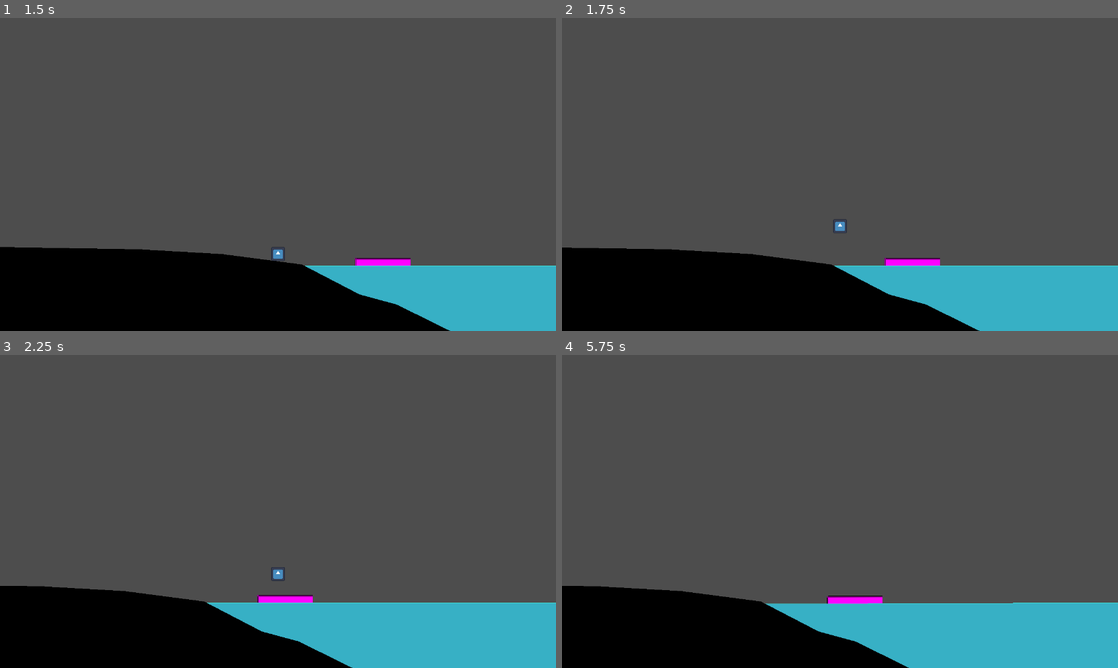
Above: before the commit, frames 1-4 (two rows, left to right).
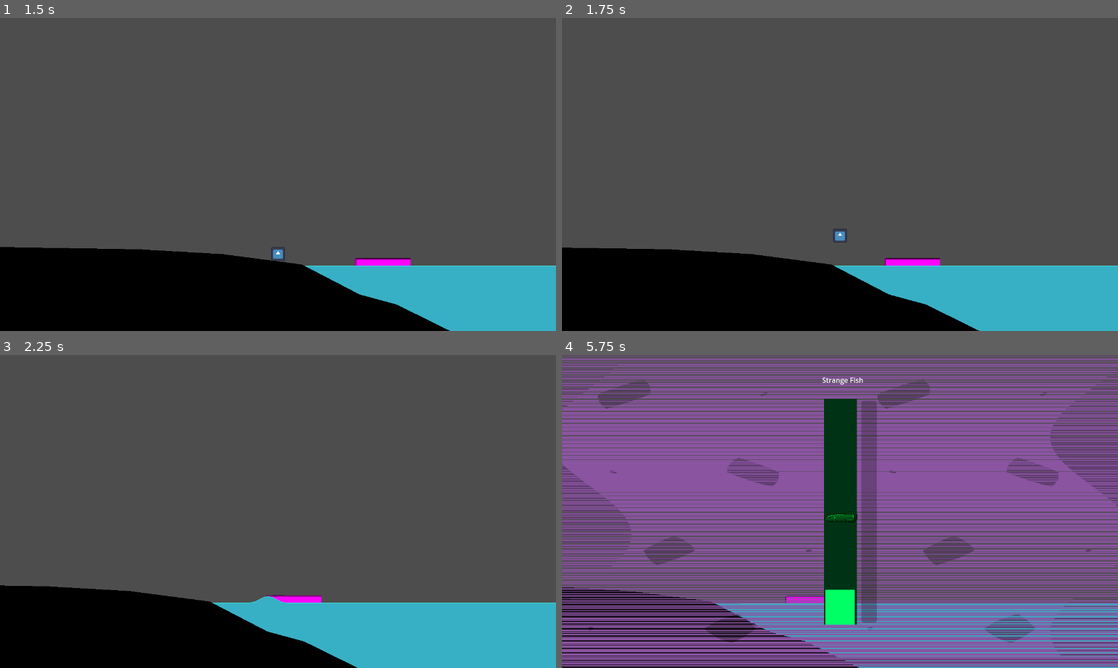
Above: after the commit, the same moments.

Repository: comma-elsewhere/trick-or-treat
Game: Godot game, scene res://scenes/levels/main_menu.tscn
Two runs of this game, one before a commit and one after it. Both use one fixed random seed, a clock stepped at 60 frames per second and the inputs below. The engine's default icon, where the game draws it, is replaced by a stand-in: a white triangle on a blue panel in a dark square.
Inputs:
- Up to frame 1 (1.5 s): click "New Game" at 0.5 s; tap Enter (ui_accept) at 1.25 s; hold D (right) from 1.28 s (still down); hold E (interact) from 1.28 s (still down)
- Up to frame 2 (1.75 s): keep holding D (right); keep holding E (interact); tap W (jump) at 1.52, 1.55 s
- Up to frame 3 (2.25 s): keep holding D (right); tap W (jump) at 1.82, 2.1 s; release E (interact) at 2.03 s
- Up to frame 4 (5.75 s): tap W (jump) at 2.27, 2.57, 3.05, 3.77, 4.07, 4.52, 4.55, 4.82, 5.1, 5.27, 5.57 s; tap E (interact) at 2.3, 3.6, 5.3 s; release D (right) at 2.78 s; hold A (left) 2.78-3.53 s; tap S (fishing_rod) at 2.85 s; hold D (right) 3.53-5.03 s; hold E (interact) 4.28-5.03 s; tap Shift (inventory) at 4.9 s; hold A (left) from 5.03 s (still down)

Frame 1 is identical in both runs. In frame 2, 0.1% of the frame differs, in the area x 48-52%, y 64-72%; in frame 3, 0.5%; in frame 4, 84%, in the area x 0-100%, y 0-100%.

Commit message:
fishing connected

Diff:
--- a/carp.tres
+++ /dev/null
@@ -1,7 +0,0 @@
-[gd_resource type="Resource" script_class="FishType" load_steps=2 format=3 uid="uid://bxlx5j5i2ljcm"]
-
-[ext_resource type="Script" path="res://scripts/classes/fish_type.gd" id="1_yyysb"]
-
-[resource]
-script = ExtResource("1_yyysb")
-metadata/_custom_type_script = "uid://b8snc6akyrx32"
--- a/basic_pole.tres
+++ b/resources/item_pool/basic_pole.tres
@@ -1,10 +1,11 @@
 [gd_resource type="Resource" script_class="RodType" load_steps=2 format=3 uid="uid://cugr2ygq2aqdr"]
 
-[ext_resource type="Script" path="res://scripts/classes/rod_type.gd" id="1_m21mh"]
+[ext_resource type="Script" uid="uid://do2khvdmcfpxu" path="res://scripts/classes/rod_type.gd" id="1_m21mh"]
 
 [resource]
 script = ExtResource("1_m21mh")
-bar_accel = 1080.0
+bar_accel = 1480.0
 bar_drag = 0.06
-bar_gravity = 200.0
+bar_gravity = 160.0
+hook_window_mult = 1.19
 metadata/_custom_type_script = "uid://do2khvdmcfpxu"
--- /dev/null
+++ b/resources/item_pool/carp.tres
@@ -0,0 +1,10 @@
+[gd_resource type="Resource" script_class="FishType" load_steps=2 format=3 uid="uid://bxlx5j5i2ljcm"]
+
+[ext_resource type="Script" uid="uid://b8snc6akyrx32" path="res://scripts/classes/fish_type.gd" id="1_yyysb"]
+
+[resource]
+script = ExtResource("1_yyysb")
+fish_name = "Lake Trout"
+base_price = 10
+tint = Color(0.94281596, 0.70807797, 0.49346727, 1)
+metadata/_custom_type_script = "uid://b8snc6akyrx32"
--- /dev/null
+++ b/resources/item_pool/strange_fish.tres
@@ -0,0 +1,13 @@
+[gd_resource type="Resource" script_class="FishType" load_steps=2 format=3 uid="uid://dvpht2m5w2xkh"]
+
+[ext_resource type="Script" uid="uid://b8snc6akyrx32" path="res://scripts/classes/fish_type.gd" id="1_c1xwr"]
+
+[resource]
+script = ExtResource("1_c1xwr")
+fish_name = "Strange Fish"
+base_price = 25
+tint = Color(0, 0.82907325, 0.23639366, 1)
+bite_time_avg = 1.3499999999999999
+difficulty = 0.37
+pattern = 3
+metadata/_custom_type_script = "uid://b8snc6akyrx32"
--- a/scenes/gui/fishing_minigame.tscn
+++ b/scenes/gui/fishing_minigame.tscn
@@ -1,14 +1,107 @@
-[gd_scene load_steps=5 format=3 uid="uid://tr141j3qjva"]
+[gd_scene load_steps=12 format=3 uid="uid://tr141j3qjva"]
 
 [ext_resource type="Script" uid="uid://kp5yqbiub7oq" path="res://scripts/classes/fishing_minigame.gd" id="1_atuv8"]
-[ext_resource type="Resource" uid="uid://bxlx5j5i2ljcm" path="res://carp.tres" id="2_y0pwh"]
-[ext_resource type="Resource" uid="uid://cugr2ygq2aqdr" path="res://basic_pole.tres" id="3_03kqu"]
+[ext_resource type="Resource" uid="uid://dvpht2m5w2xkh" path="res://resources/item_pool/strange_fish.tres" id="2_y0pwh"]
+[ext_resource type="Resource" uid="uid://cugr2ygq2aqdr" path="res://resources/item_pool/basic_pole.tres" id="3_03kqu"]
 [ext_resource type="Texture2D" uid="uid://c6v1t2b2mk4b5" path="res://assets/items/fish arapaima.png" id="4_y0pwh"]
+[ext_resource type="Shader" uid="uid://dyirvx7eh4734" path="res://shaders/bg_shader.gdshader" id="5_03kqu"]
+[ext_resource type="Texture2D" uid="uid://bcol5wf7divdl" path="res://assets/backgrounds/Portal.png" id="5_nnu1u"]
+[ext_resource type="Texture2D" uid="uid://devnw4y3d333l" path="res://assets/backgrounds/monocromaticopj.png" id="6_ror43"]
+
+[sub_resource type="ShaderMaterial" id="ShaderMaterial_s140s"]
+shader = ExtResource("5_03kqu")
+shader_parameter/screen_height = 640.0
+shader_parameter/amplitude = 0.075
+shader_parameter/frequency = 10.0
+shader_parameter/speed = 2.0
+shader_parameter/amplitude_vertical = 0.0
+shader_parameter/frequency_vertical = 0.0
+shader_parameter/speed_vertical = 0.0
+shader_parameter/scroll_direction = Vector2(0, 0)
+shader_parameter/scrolling_speed = 0.08
+shader_parameter/enable_palette_cycling = true
+shader_parameter/enable_scan_lines = true
+shader_parameter/palette = ExtResource("6_ror43")
+shader_parameter/palette_speed = 0.1
+
+[sub_resource type="Shader" id="Shader_y0pwh"]
+code = "/*
+Earthbound battle backgrounds shader with scrolling effect and palette cycling like in the original game.
+@retr0_dev
+
+Apply the shader to a TextureRect or a Sprite. Use a texture with some shapes in a transparent background for best results.
+You can then use a ColorRect or another method to paint the background.
+You can use the shader on multiple TextureRects and obtain a double-buffer effect tweaking the values for each one, remember to Make Unique the shader material.
+*/
+shader_type canvas_item;
+
+uniform float screen_height = 640.0;
+uniform float amplitude = 0.075;
+uniform float frequency = 10.0;
+uniform float speed = 2.0;
+uniform float amplitude_vertical = 0.0;
+uniform float frequency_vertical = 0.0;
+uniform float speed_vertical = 0.0;
+uniform vec2 scroll_direction = vec2(0.0, 0.0);
+uniform float scrolling_speed = 0.08;
+uniform bool enable_palette_cycling = false;
+uniform bool enable_scan_lines = true;
+uniform sampler2D palette;
+uniform float palette_speed = 0.1;
+
+void fragment()
+{
+	float diff_x = amplitude * sin((frequency * UV.y) + (speed * TIME));
+	float diff_y = amplitude_vertical * sin((frequency_vertical * UV.y)  + (speed_vertical * TIME));
+	vec2 scroll = scroll_direction * TIME * scrolling_speed;
+	vec4 tex = texture(TEXTURE, vec2(UV.x + diff_x, UV.y + diff_y) + scroll);
+	float palette_swap = mod(tex.r - TIME * palette_speed, 1.0);
+
+	if (enable_palette_cycling)
+	{
+		COLOR = vec4(texture(palette, vec2(palette_swap, 0)).rgb, tex.a);
+	}
+	else COLOR = tex;
+	if (enable_scan_lines) COLOR = mix(vec4(0.0), COLOR, float(int(UV.y * screen_height) % 2));
+}"
+
+[sub_resource type="ShaderMaterial" id="ShaderMaterial_03kqu"]
+shader = SubResource("Shader_y0pwh")
+shader_parameter/screen_height = 640.0
+shader_parameter/amplitude = 0.075
+shader_parameter/frequency = 10.0
+shader_parameter/speed = 2.0
+shader_parameter/amplitude_vertical = 0.0
+shader_parameter/frequency_vertical = 0.0
+shader_parameter/speed_vertical = 0.5
+shader_parameter/scroll_direction = Vector2(0, 0)
+shader_parameter/scrolling_speed = 1.0
+shader_parameter/enable_palette_cycling = true
+shader_parameter/enable_scan_lines = true
+shader_parameter/palette = ExtResource("6_ror43")
+shader_parameter/palette_speed = 0.1
+
+[sub_resource type="ViewportTexture" id="ViewportTexture_3u1oq"]
 
 [node name="FishingMinigame" type="CanvasLayer"]
 script = ExtResource("1_atuv8")
 fish = ExtResource("2_y0pwh")
 rod = ExtResource("3_03kqu")
+
+[node name="TextureRect2" type="TextureRect" parent="."]
+modulate = Color(1, 1, 1, 0.09019608)
+material = SubResource("ShaderMaterial_s140s")
+offset_right = 1284.0
+offset_bottom = 716.0
+texture = ExtResource("5_nnu1u")
+
+[node name="TextureRect" type="TextureRect" parent="."]
+modulate = Color(1, 1, 1, 0.019607844)
+texture_repeat = 2
+material = SubResource("ShaderMaterial_03kqu")
+offset_right = 1287.0
+offset_bottom = 719.0
+texture = SubResource("ViewportTexture_3u1oq")
 
 [node name="Control" type="Control" parent="."]
 unique_name_in_owner = true
@@ -72,14 +165,14 @@
 unique_name_in_owner = true
 layout_mode = 1
 anchors_preset = -1
-anchor_left = 0.48202753
-anchor_top = 0.8525455
-anchor_right = 0.48202753
-anchor_bottom = 0.8525455
+anchor_left = 0.50955045
+anchor_top = 0.3411818
+anchor_right = 0.5275229
+anchor_bottom = 0.34118184
 offset_left = -38.041
 offset_top = -13.024
-offset_right = 37.959
-offset_bottom = 12.976
+offset_right = 36.0
+offset_bottom = 12.975998
 grow_horizontal = 2
 grow_vertical = 2
 texture = ExtResource("4_y0pwh")
--- a/scenes/levels/level.tscn
+++ b/scenes/levels/level.tscn
@@ -1,9 +1,19 @@
-[gd_scene load_steps=5 format=3 uid="uid://bdwg6xevi8008"]
+[gd_scene load_steps=13 format=3 uid="uid://bdwg6xevi8008"]
 
 [ext_resource type="Script" uid="uid://b5dl8j1m6625q" path="res://scripts/classes/water.gd" id="1_ksju7"]
 [ext_resource type="PackedScene" uid="uid://l431yi2g0ukb" path="res://scenes/prefabs/player.tscn" id="2_6iamk"]
 [ext_resource type="PackedScene" uid="uid://dmv1ervctafi5" path="res://scenes/gui/hud.tscn" id="3_b2cq8"]
 [ext_resource type="PackedScene" uid="uid://bpd53eh8y0ugu" path="res://scenes/prefabs/boat.tscn" id="4_xb4v1"]
+[ext_resource type="Script" uid="uid://cxrhphrxluw50" path="res://scripts/classes/fishing_manager.gd" id="5_d4w6o"]
+[ext_resource type="PackedScene" uid="uid://tr141j3qjva" path="res://scenes/gui/fishing_minigame.tscn" id="6_mbbpy"]
+[ext_resource type="Script" uid="uid://b8snc6akyrx32" path="res://scripts/classes/fish_type.gd" id="7_7pb6i"]
+[ext_resource type="Script" uid="uid://c0c8i8msdv0c5" path="res://scripts/classes/fishing_zone.gd" id="7_mbbpy"]
+[ext_resource type="Resource" uid="uid://bxlx5j5i2ljcm" path="res://resources/item_pool/carp.tres" id="8_xfk5q"]
+[ext_resource type="Resource" uid="uid://dvpht2m5w2xkh" path="res://resources/item_pool/strange_fish.tres" id="9_qogh7"]
+[ext_resource type="Resource" uid="uid://cugr2ygq2aqdr" path="res://resources/item_pool/basic_pole.tres" id="10_8iyoh"]
+
+[sub_resource type="RectangleShape2D" id="RectangleShape2D_ouxo3"]
+size = Vector2(2185, 149)
 
 [node name="Level" type="Node2D"]
 
@@ -46,3 +56,19 @@
 z_index = 0
 position = Vector2(257, -30)
 pos_y = -30.0
+
+[node name="fishing_manager" type="Node" parent="."]
+script = ExtResource("5_d4w6o")
+fishing_minigame_scene = ExtResource("6_mbbpy")
+available_fish = Array[ExtResource("7_7pb6i")]([ExtResource("8_xfk5q"), ExtResource("9_qogh7")])
+default_rod = ExtResource("10_8iyoh")
+
+[node name="Area2D" type="Area2D" parent="."]
+script = ExtResource("7_mbbpy")
+
+[node name="CollisionShape2D" type="CollisionShape2D" parent="Area2D"]
+position = Vector2(1398.5, -89.5)
+shape = SubResource("RectangleShape2D_ouxo3")
+
+[connection signal="body_entered" from="Area2D" to="Area2D" method="_on_body_entered"]
+[connection signal="body_exited" from="Area2D" to="Area2D" method="_on_body_exited"]
--- /dev/null
+++ b/scripts/classes/fishing_manager.gd
@@ -0,0 +1,51 @@
+extends Node
+
+@export var fishing_minigame_scene: PackedScene
+@export var available_fish: Array[FishType] = []
+@export var default_rod: RodType
+
+var current_minigame: CanvasLayer
+var player: CharacterBody2D
+
+func _ready():
+
+	player = get_tree().get_first_node_in_group("player")
+	if player:
+		player.started_fishing.connect(_on_player_started_fishing)
+
+func _on_player_started_fishing():
+	start_fishing_minigame()
+
+
+func start_fishing_minigame():
+
+	var random_fish = available_fish.pick_random()
+
+	current_minigame = fishing_minigame_scene.instantiate()
+	current_minigame.fish = random_fish
+	current_minigame.rod = default_rod
+	current_minigame.fishing_finished.connect(_on_fishing_finished)
+
+	add_child(current_minigame)
+
+
+func _on_fishing_finished(success: bool, fish: FishType, value: int):
+	if not current_minigame:
+		return
+
+	current_minigame.queue_free()
+	current_minigame = null
+
+	if player:
+		var item = fish if success else null
+		player.end_fishing(success, item)
+
+		if success:
+			add_item_to_inventory(fish, value)
+
+func add_item_to_inventory(fish: FishType, value: int):
+
+	print("¡Pescaste: ", fish.fish_name, "! Valor: ", value)
+	# Ejemplo:
+	# InventoryManager.add_item(fish)
+	# PlayerStats.money += value
--- a/scripts/classes/fishing_minigame.gd
+++ b/scripts/classes/fishing_minigame.gd
@@ -5,7 +5,7 @@
 @export var fish: FishType
 @export var rod: RodType
 
-@onready var root_ui: Control            = %control
+@onready var root_ui: Control            = %Control
 @onready var catch_area: Control         = %catchArea
 @onready var bar_track: Control          = %bar_track
 @onready var catch_bar: ColorRect        = %catchBar
@@ -17,7 +17,7 @@
 @onready var sfx_catch: AudioStreamPlayer = %SFX2
 @onready var sfx_fail: AudioStreamPlayer  = %SFX3
 
-const BASE_BAR_HEIGHT := 60.0
+const BASE_BAR_HEIGHT := 80.0
 const BASE_HOOK_WINDOW := 1
 const BASE_ESCAPE_DRAIN := 22.0
 const PROGRESS_GAIN := 28.0
--- /dev/null
+++ b/scripts/classes/fishing_zone.gd
@@ -0,0 +1,10 @@
+extends Area2D
+
+func _on_body_entered(body):
+	if body.is_in_group("player"):
+		body.can_fish = true
+		print("debug")
+
+func _on_body_exited(body):
+	if body.is_in_group("player"):
+		body.can_fish = false
--- a/scripts/misc/player.gd
+++ b/scripts/misc/player.gd
@@ -2,23 +2,46 @@
 
 
 const SPEED = 300.0
-const JUMP_VELOCITY = -400.0
+const JUMP_VELOCITY = -300.0
+
+signal started_fishing()
+signal finished_fishing(success: bool, item: Resource)
+
+@export var can_fish: bool = false
+var is_fishing: bool = false
 
 @onready var boat = get_tree().get_first_node_in_group("Boat")
 
 func _ready() -> void:
+	add_to_group("player")
 	Input.mouse_mode = Input.MOUSE_MODE_CONFINED_HIDDEN
 
+func _input(event):
+	if event.is_action_pressed("interact") and can_fish and not is_fishing:
+		start_fishing()
+
+func start_fishing():
+	is_fishing = true
+	started_fishing.emit()
+
+	set_physics_process(false)
+
+func end_fishing(success: bool, item: Resource):
+	is_fishing = false
+	finished_fishing.emit(success, item)
+
+	set_physics_process(true)
+
 func _physics_process(delta: float) -> void:
-	# Add the gravity.
+
 	if not is_on_floor():
 		velocity += get_gravity() * delta
 
-	# Handle jump.
+
 	if Input.is_action_just_pressed("jump") and is_on_floor():
 		velocity.y = JUMP_VELOCITY
 
-	# Get the input direction and handle the movement/deceleration.
+
 	if !boat.player_in_boat:
 		var direction := Input.get_axis("left", "right")
 		if direction:
--- /dev/null
+++ b/shaders/bg_shader.gdshader
@@ -0,0 +1,32 @@
+
+shader_type canvas_item;
+
+uniform float screen_height = 640.0;
+uniform float amplitude = 0.075;
+uniform float frequency = 10.0;
+uniform float speed = 2.0;
+uniform float amplitude_vertical = 0.0;
+uniform float frequency_vertical = 0.0;
+uniform float speed_vertical = 0.0;
+uniform vec2 scroll_direction = vec2(0.0, 0.0);
+uniform float scrolling_speed = 0.08;
+uniform bool enable_palette_cycling = false;
+uniform bool enable_scan_lines = true;
+uniform sampler2D palette;
+uniform float palette_speed = 0.1;
+
+void fragment()
+{
+	float diff_x = amplitude * sin((frequency * UV.y) + (speed * TIME));
+	float diff_y = amplitude_vertical * sin((frequency_vertical * UV.y)  + (speed_vertical * TIME));
+	vec2 scroll = scroll_direction * TIME * scrolling_speed;
+	vec4 tex = texture(TEXTURE, vec2(UV.x + diff_x, UV.y + diff_y) + scroll);
+	float palette_swap = mod(tex.r - TIME * palette_speed, 1.0);
+
+	if (enable_palette_cycling)
+	{
+		COLOR = vec4(texture(palette, vec2(palette_swap, 0)).rgb, tex.a);
+	}
+	else COLOR = tex;
+	if (enable_scan_lines) COLOR = mix(vec4(0.0), COLOR, float(int(UV.y * screen_height) % 2));
+}
Binary file added: assets/backgrounds/Portal.png
Not shown, added: assets/backgrounds/Portal.png.import
Binary file added: assets/backgrounds/monocromaticopj.png
Not shown, added: assets/backgrounds/monocromaticopj.png.import
Not shown, added: scripts/classes/fishing_manager.gd.uid
Not shown, added: scripts/classes/fishing_zone.gd.uid
Not shown, added: shaders/bg_shader.gdshader.uid
